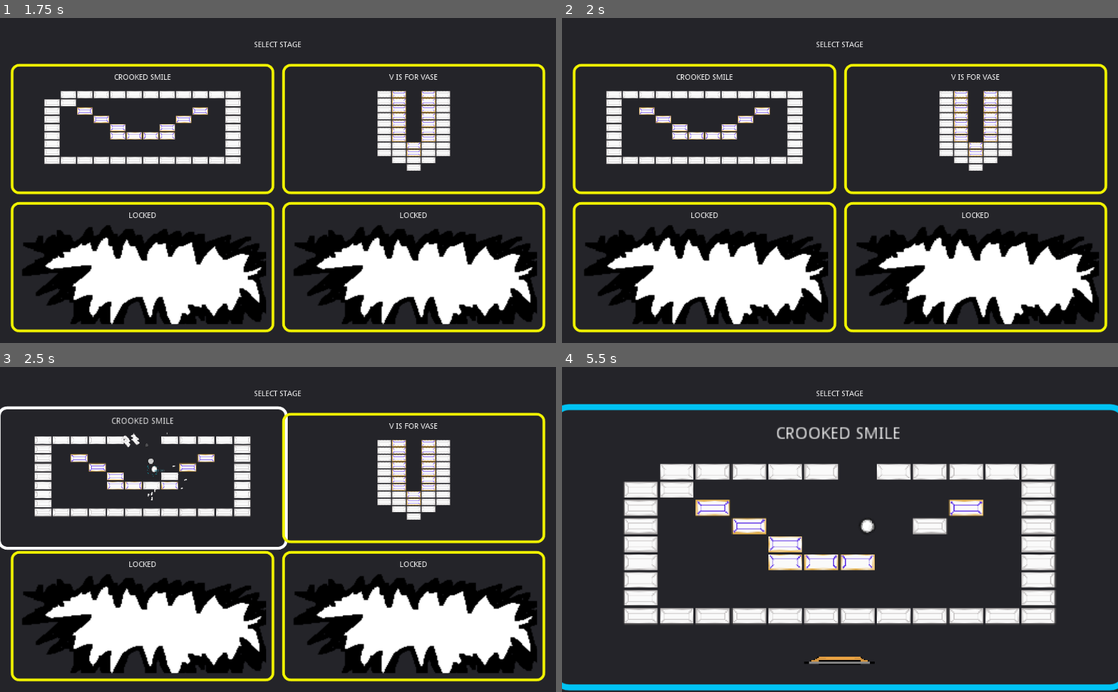
Above: before the commit, frames 1-4 (two rows, left to right).
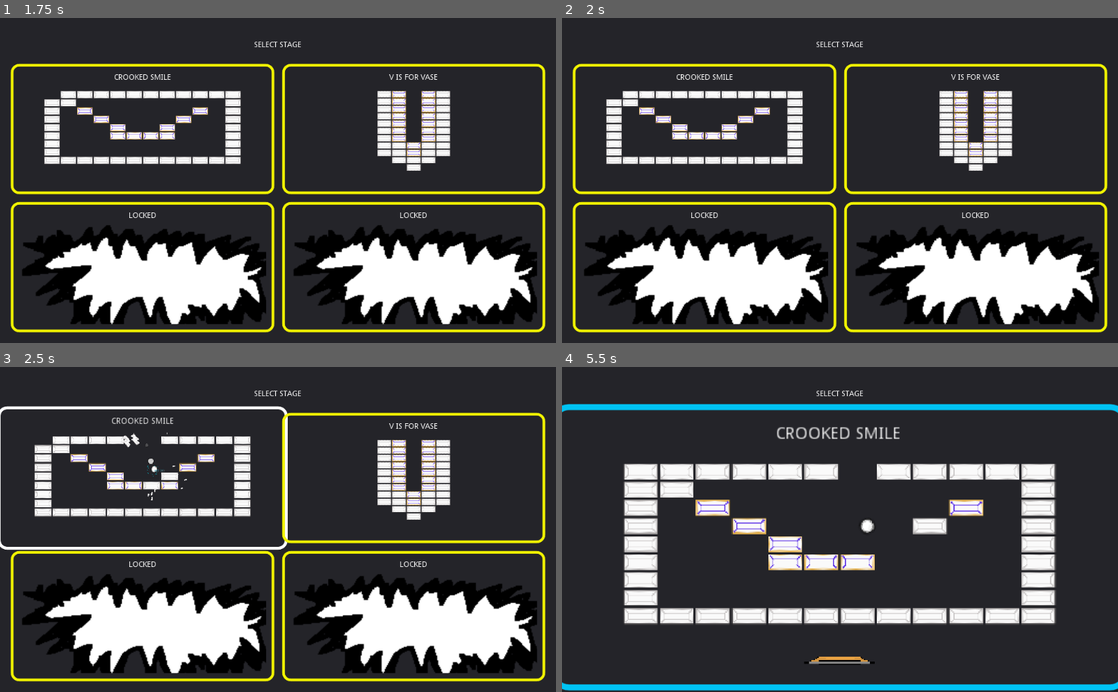
Above: after the commit, the same moments.

Repository: Anatolij-Grigorjev/Breakout4Godot
Game: Godot game, scene res://menus/StageSelectMenu.tscn
The game is run twice, just before and just after one commit, with the same random seed, the same clock (stepped at 60 frames per second) and the same inputs.
Inputs (mouse positions are in pixels of both pictures, inside the frame that each line leads up to):
- Up to frame 1 (1.75 s): tap Enter (ui_accept) at 0.5, 0.77, 1.25 s; move the mouse to (250, 245) at 0.52 s; hold Right (paddle_right) 0.53-1.25 s; tap Space (paddle_launch_ball) at 0.6 s; click (250, 245) at 0.67 s; drag from (444, 229) to (250, 245) at 1.27 s
- Up to frame 2 (2 s): no input
- Up to frame 3 (2.5 s): move the mouse to (111, 480) at 2.02 s; hold Left (paddle_left) from 2.03 s (still down); tap Alt at 2.1 s
- Up to frame 4 (5.5 s): release Left (paddle_left) at 2.75 s; drag from (867, 529) to (673, 480) at 2.77 s; move the mouse to (756, 448) at 3.52 s; hold Left (paddle_left) 3.53-4.25 s; tap Space (paddle_launch_ball) at 3.6 s; tap Enter (ui_accept) at 3.77 s; drag from (962, 513) to (756, 448) at 4.27 s; move the mouse to (728, 545) at 5.02 s; hold Right (paddle_right) from 5.03 s (still down); tap Alt at 5.1 s; click (728, 545) at 5.17 s

Frame 1 is identical in both runs. In frame 2, 0.1% of the frame differs, in the area x 7-14%, y 22-28%; in frame 3, 0.2%; in frame 4, 0.3%, in the area x 11-18%, y 29-35%.

Commit message:
added support for SEqUENCe bricks animtion

Diff:
--- a/game/bricks/BricksMapSmile.tscn
+++ b/game/bricks/BricksMapSmile.tscn
@@ -20,3 +20,4 @@
 brick_positions_sequences = {
 Vector2( 0, 0 ): [ Vector2( 0, 0 ), Vector2( 1, 1 ) ]
 }
+positions_change_mode = 2
--- a/game/bricks/BricksMover.gd
+++ b/game/bricks/BricksMover.gd
@@ -57,13 +57,16 @@
 func _on_frametime_end():
 	# advance positions
 	for brick_initial_pos in brick_positions_sequences:
-		var sequence = brick_positions_sequences[brick_initial_pos]
-		var cycle_pos = cycles_steps[brick_initial_pos]
+		var sequence = Utils.nvl(brick_positions_sequences[brick_initial_pos], [])
+		var cycle_pos = Utils.nvl(cycles_steps[brick_initial_pos], 0)
 
 		_advance_cycle_positions(brick_initial_pos, sequence, cycle_pos)
 
 
 func _advance_cycle_positions(brick_initial_pos: Vector2, sequence: Array, cycle_pos: int):
+	#empty sequence, no advance
+	if not sequence:
+		return
 
 	var current_tile_pos = sequence[cycle_pos]
 	var next_pos = cycle_pos + 1
@@ -75,6 +78,9 @@
 
 	#final position, change mode determines where they go from here
 	elif sequence.size() == next_pos:
-		#for now just alwasy cycle
-		cycles_steps[brick_initial_pos] = 0
-		brickmap.swap_bricks(current_tile_pos, brick_initial_pos)
+		if positions_change_mode == CHANGES.CYCLE:
+			cycles_steps[brick_initial_pos] = 0
+			brickmap.swap_bricks(current_tile_pos, brick_initial_pos)
+		elif positions_change_mode == CHANGES.SEQUENCE:
+			#animation over
+			timer.stop()
